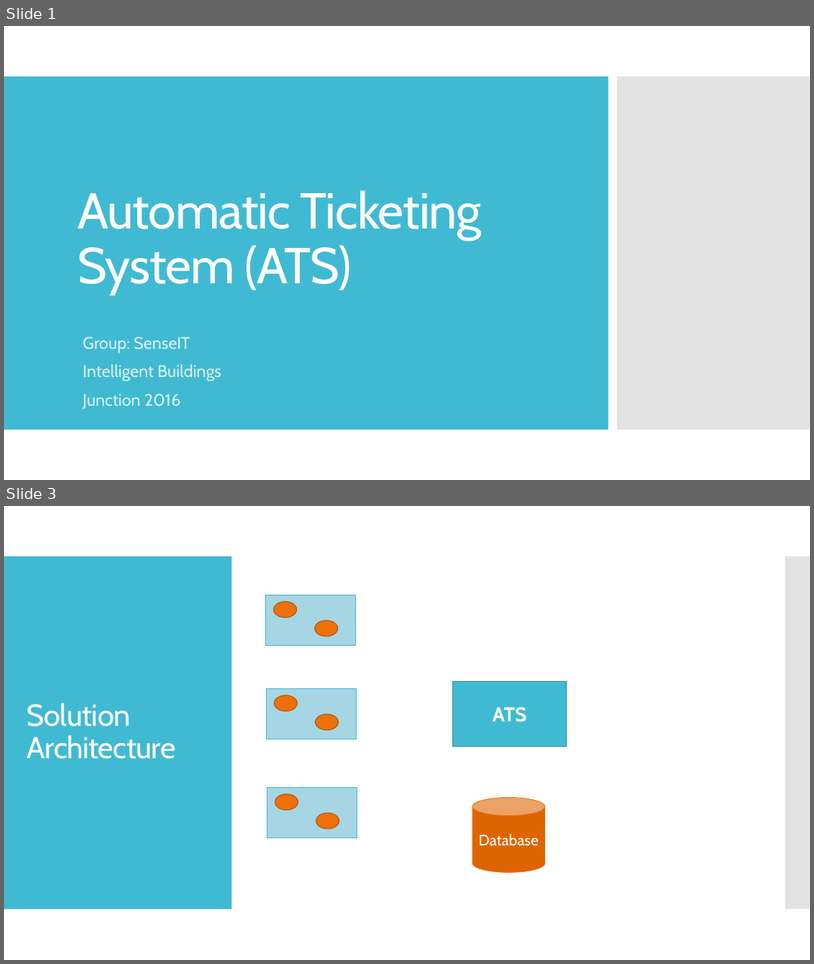
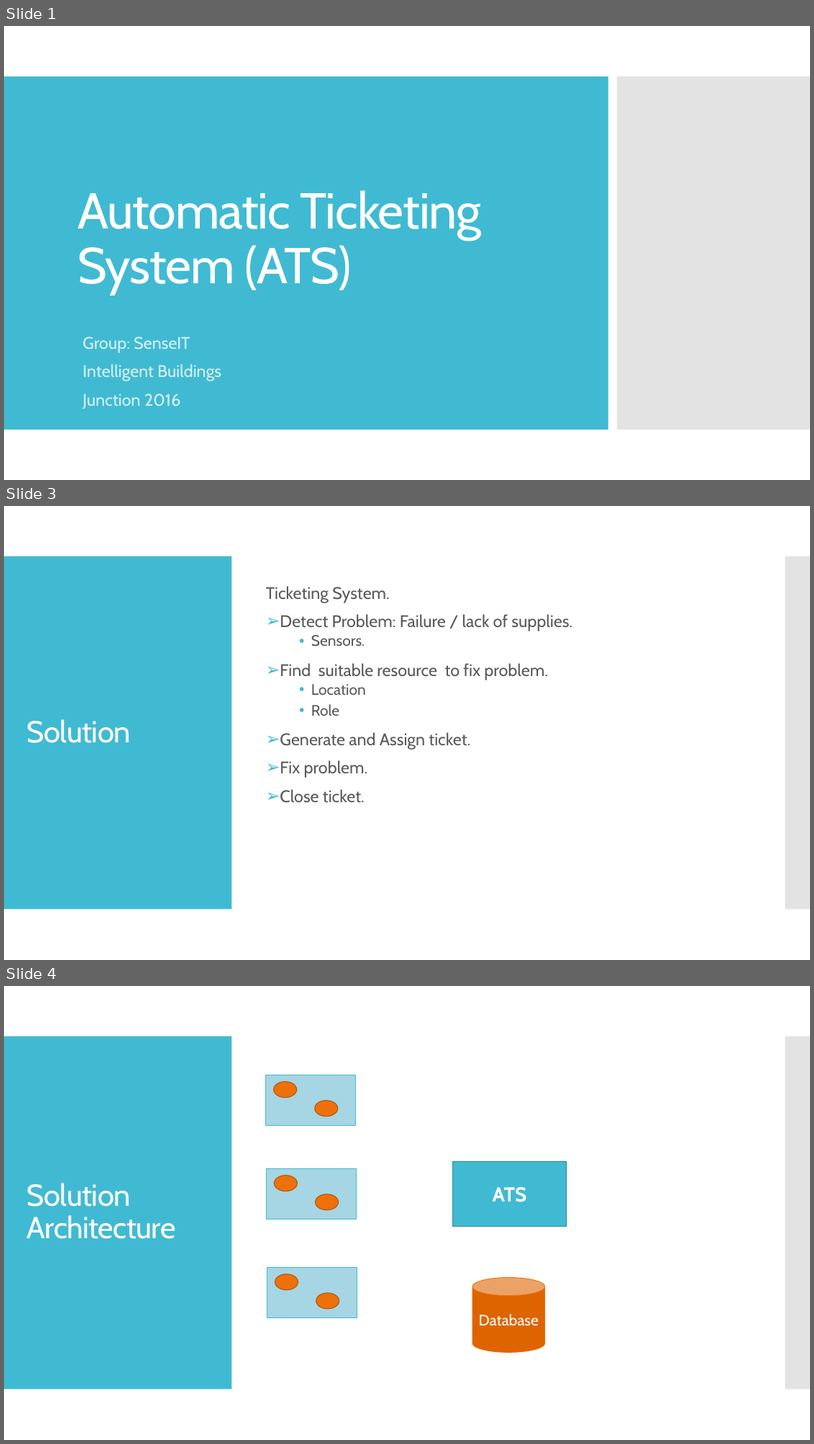
Before and after one commit to k4rriL/ATS, a slide deck: Presentation/Automatic Ticketing System (ATS).pptx. Shown one above the other, each under a label of ours: slides 1 and 3 before the commit, slides 1, 3 and 4 after it; the slides between them are not shown. The pictures are 814x964 and 814x1444 pixels, drawn with LibreOffice and Linux fonts; fonts in the diff are those of the drawing. Boxes give left, top, right and bottom in pixels: in the first picture for what was removed or moved away, otherwise in the second. Text is boxed around its words. In the diff, an @@ line names an element or a change of style, - is before the commit and + after.

Commit message:
presentation update

```diff
--- a/Presentation/Automatic Ticketing System (ATS).pptx
+++ b/Presentation/Automatic Ticketing System (ATS).pptx
@@ slide 3 added at <box>4,506,810,960</box>, background #FFFFFF; not listed: 2 template elements that a slide beside it also shows @@
@@ text added at <box>266,586,573,803</box>, 20 pt, text #595959 @@
+Ticketing System.
+➢ Detect Problem: Failure / lack of supplies.
+  • Sensors.
+➢ Find suitable resource to fix problem.
+  • Location
+  • Role
+➢ Generate and Assign ticket.
+➢ Fix problem.
+➢ Close ticket.
@@ title added at <box>27,719,131,743</box>, 36 pt, text #FFFFFF @@
+Solution
@@ what was slide 3 is now slide 4 @@
```
Also in this commit, not shown: 2 other slides added, 2 slides removed.
